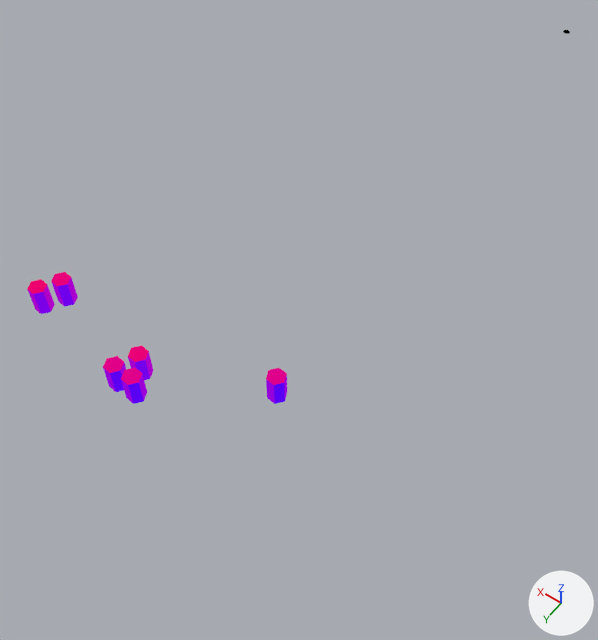
The Blender file experiments/track_runners/track_runners.blend as it was, and as the next commit left it.
Both versions are drawn from a camera (50 mm lens) standing at (0.6, 35.9, 37.2) and looking at (19.2, 9.9, -3.7). Lighting does not change. The marker at lower right points along +X, +Y and +Z.
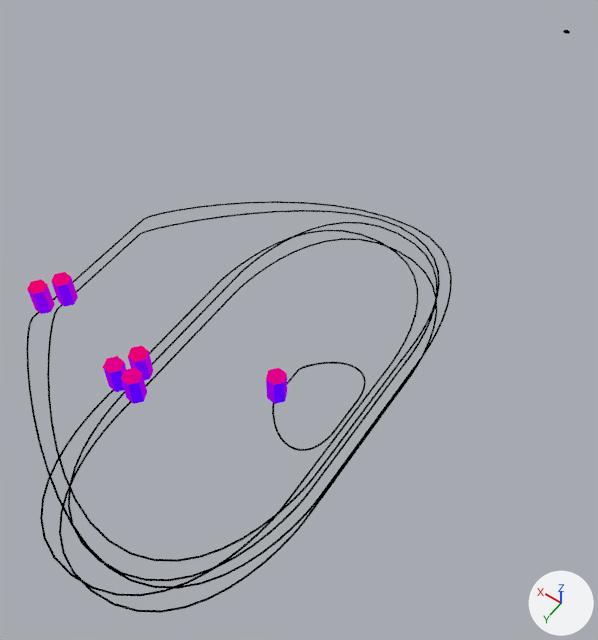
Location of each change, [x1, y1, x2, y2] in pixels of the pictures (598 x 640 px):
'BezierCurve.004', shown
    after: [26, 201, 452, 589]
'BezierCurve.005', shown
    after: [47, 210, 440, 562]
'BezierCurve.002', shown
    after: [59, 238, 437, 613]
'BezierCurve.001', shown
    after: [40, 230, 418, 596]
'BezierCurve.003', shown
    after: [68, 222, 438, 581]
'BezierCurve.006', shown
    after: [272, 362, 366, 451]

Patch to the scene script:
```diff
--- a/experiments/track_runners/track_runners.blend.py
+++ b/experiments/track_runners/track_runners.blend.py
@@ ob_beziercurve_002 @@
 ob_beziercurve_002.rotation_euler = (0.0, 0.0, 0.605)  # degrees (0, 0, 35)
-ob_beziercurve_002.hide_render = True
@@ ob_beziercurve_001 @@
 ob_beziercurve_001.rotation_euler = (0.0, 0.0, 0.605)  # degrees (0, 0, 35)
-ob_beziercurve_001.hide_render = True
@@ ob_beziercurve_003 @@
 ob_beziercurve_003.rotation_euler = (0.0, 0.0, 0.605)  # degrees (0, 0, 35)
-ob_beziercurve_003.hide_render = True
@@ ob_beziercurve_004 @@
 ob_beziercurve_004.rotation_euler = (0.0, 0.0, 0.605)  # degrees (0, 0, 35)
-ob_beziercurve_004.hide_render = True
@@ ob_beziercurve_005 @@
 ob_beziercurve_005.rotation_euler = (0.0, 0.0, 0.605)  # degrees (0, 0, 35)
-ob_beziercurve_005.hide_render = True
@@ ob_beziercurve_006 @@
 ob_beziercurve_006.rotation_euler = (0.0, 0.0, 0.605)  # degrees (0, 0, 35)
-ob_beziercurve_006.hide_render = True
```
